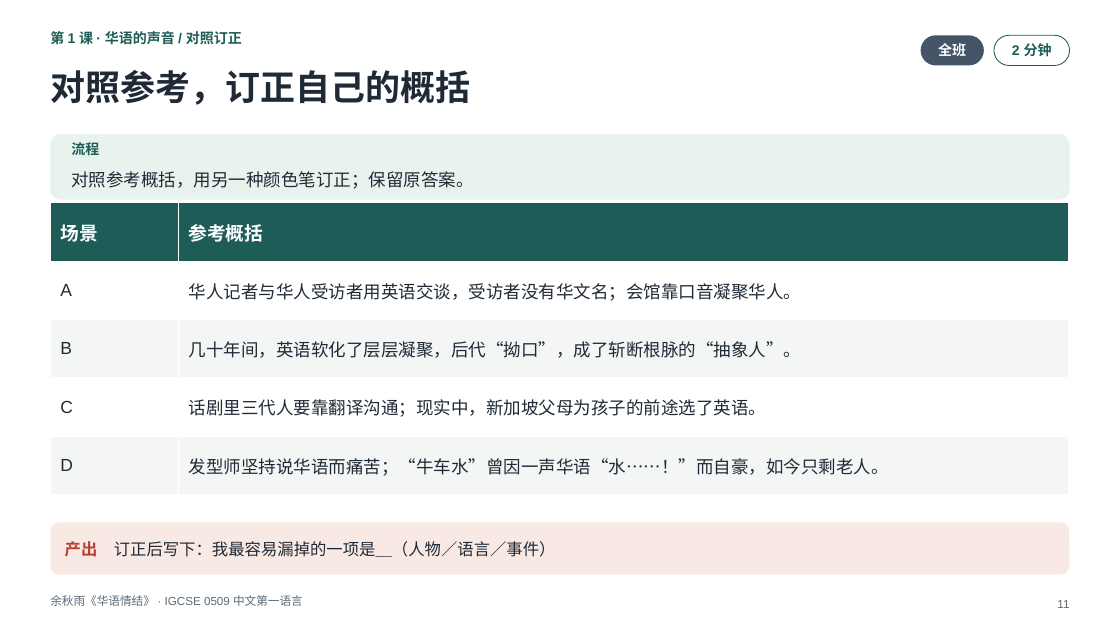
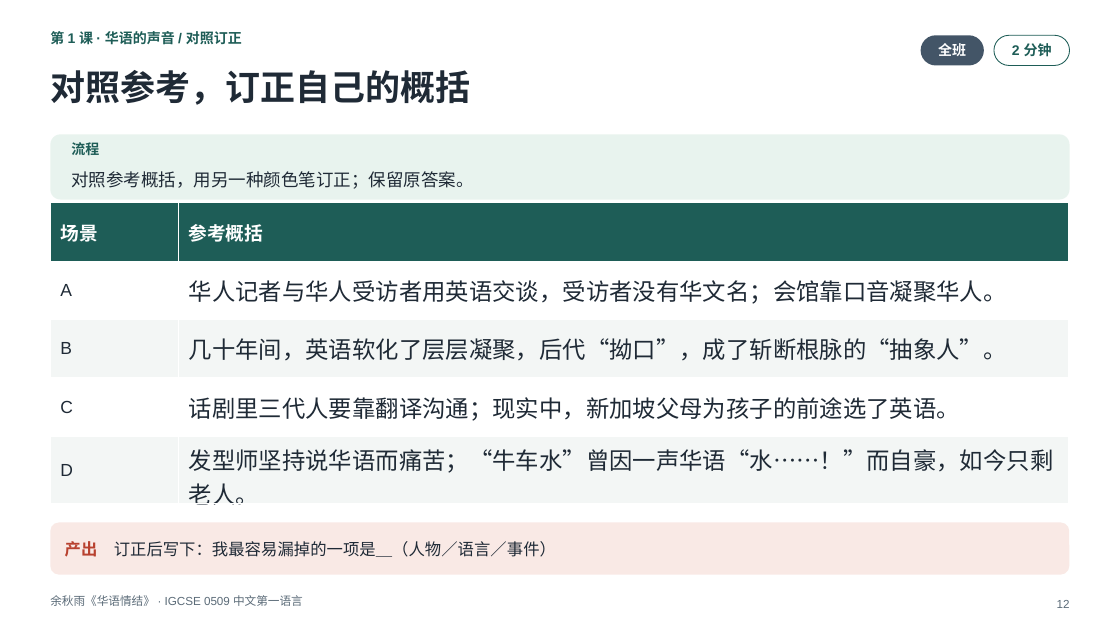
Before and after one commit to darcyduan2026/igcse-0509, a slide deck: slide 12 of 0509_LTP-Lesson-slides/1.5_散文《华语情结》余秋雨/0509_1.5_余秋雨《华语情结》_四课时_课堂课件_v3.0.pptx (slide 11 before the commit). Drawn at 1120x630 pixels with LibreOffice and Linux fonts; fonts in the diff are those of the drawing. Boxes give left, top, right and bottom in pixels: in the first picture for what was removed or moved away, otherwise in the second. Text is boxed around its words. In the diff, an @@ line names an element or a change of style, - is before the commit and + after.

```diff
--- a/0509_LTP-Lesson-slides/1.5_散文《华语情结》余秋雨/0509_1.5_余秋雨《华语情结》_四课时_课堂课件_v3.0.pptx
+++ b/0509_LTP-Lesson-slides/1.5_散文《华语情结》余秋雨/0509_1.5_余秋雨《华语情结》_四课时_课堂课件_v3.0.pptx
@@ table at <box>50,203,1070,509</box> @@
@@ size 15 to 20 pt @@
@@ page number at <box>1057,600,1070,608</box>: text changed @@
-11
+12
```
Also in this commit, not shown: 1 slide added, 49 other files.
